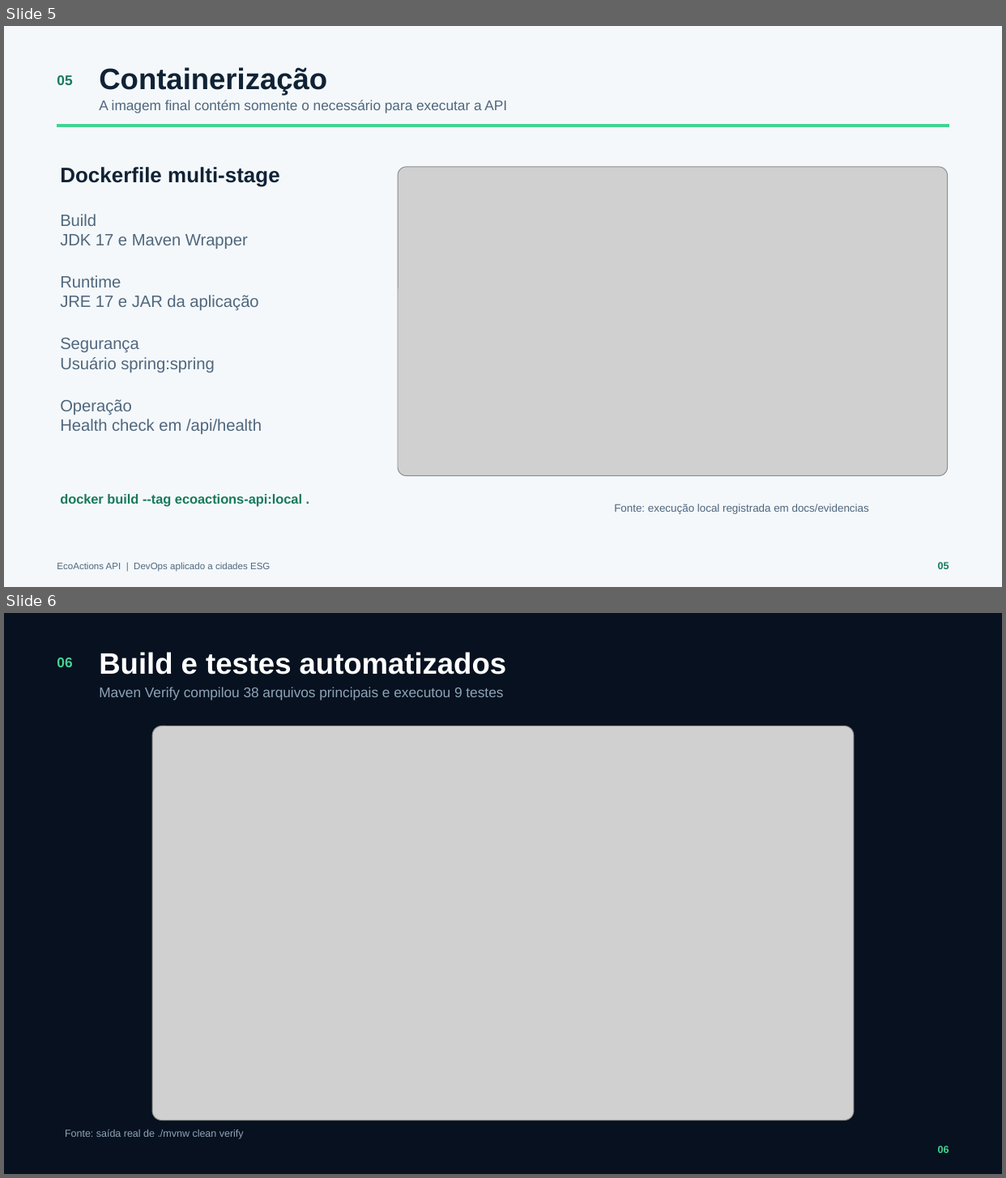
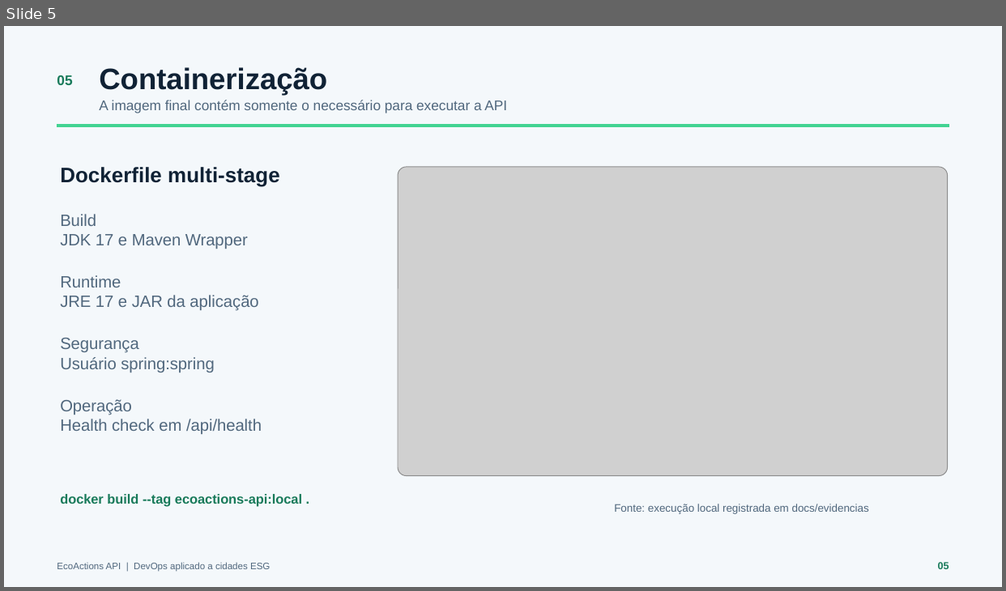
Before and after one commit to Gabriel-Morais102/ecoactions-api, a slide deck: documentacao/EcoActions-Documentacao-Tecnica.pptx. Shown one above the other, each under a label of ours: slides 5 and 6 before the commit, slide 5 after it. The pictures are 1006x1178 and 1006x591 pixels, drawn with LibreOffice and Linux fonts; fonts in the diff are those of the drawing; grey boxes stand for pictures. Boxes give left, top, right and bottom in pixels: in the first picture for what was removed or moved away, otherwise in the second. Text is boxed around its words. In the diff, an @@ line names an element or a change of style, - is before the commit and + after.

```diff
--- a/documentacao/EcoActions-Documentacao-Tecnica.pptx
+++ b/documentacao/EcoActions-Documentacao-Tecnica.pptx
@@ slide 6 removed at box(4, 613, 1002, 1174), background #07111F @@
@@ text removed at box(57, 658, 72, 667) @@
-06
@@ text removed at box(99, 652, 506, 675) @@
-Build e testes automatizados
@@ text removed at box(99, 687, 503, 700) @@
-Maven Verify compilou 38 arquivos principais e executou 9 testes
@@ picture removed at box(152, 726, 854, 1121) @@
@@ text removed at box(65, 1130, 244, 1139) @@
-Fonte: saída real de ./mvnw clean verify
@@ text removed at box(938, 1146, 949, 1153) @@
-06
```
Also in this commit, not shown: 1 slide changed, 2 slides added, 1 other slide removed, 5 other files.
